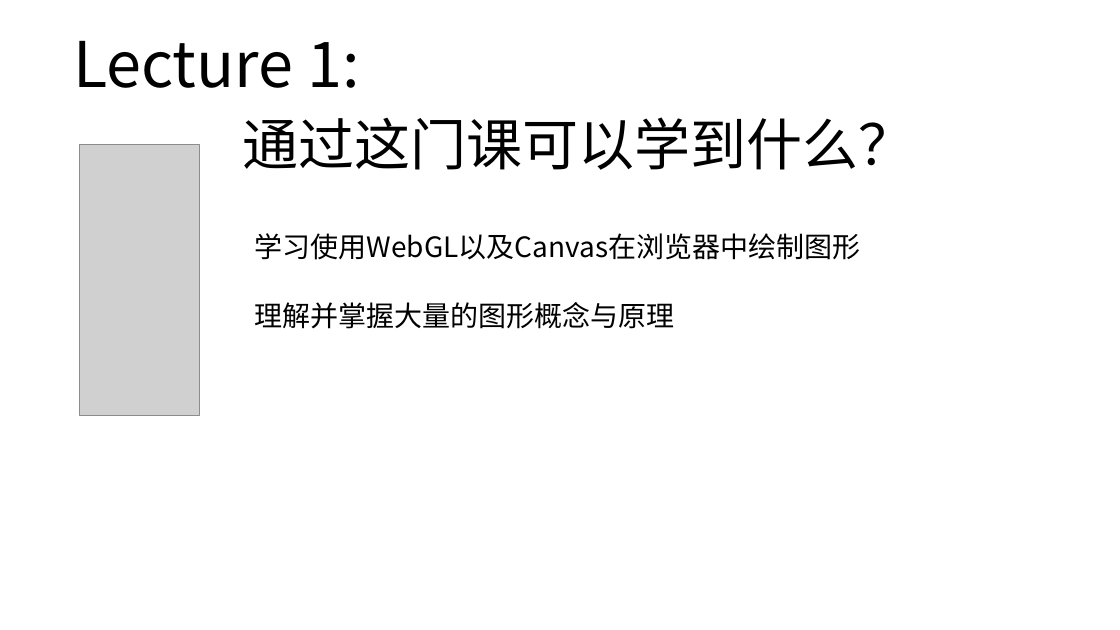
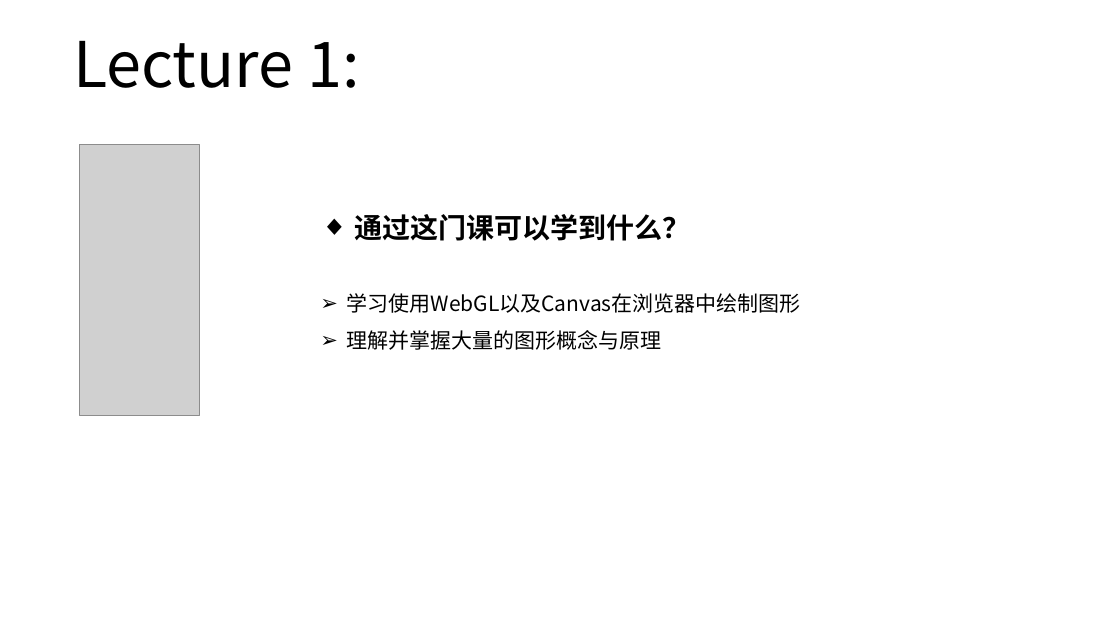
Before and after one commit to sunshaobin/graphical-course, a slide deck: slide 3 of courseware-materials/lecture1/graphical-course-lecture1.pptx. Drawn at 1120x630 pixels with LibreOffice and Linux fonts; fonts in the diff are those of the drawing; grey boxes stand for pictures. Boxes give left, top, right and bottom in pixels: in the first picture for what was removed or moved away, otherwise in the second. Text is boxed around its words. In the diff, an @@ line names an element or a change of style, - is before the commit and + after.

```diff
--- a/courseware-materials/lecture1/graphical-course-lecture1.pptx
+++ b/courseware-materials/lecture1/graphical-course-lecture1.pptx
@@ text removed at (x1=242, y1=117, x2=914, y2=170) @@
-通过这门课可以学到什么？
@@ text "通过这门课可以学到什么？" moved from (x1=255, y1=302, x2=675, y2=329) to (x1=347, y1=214, x2=801, y2=350) @@
@@ text removed at (x1=255, y1=233, x2=860, y2=260) @@
-学习使用WebGL以及Canvas在浏览器中绘制图形
@@ text at (x1=347, y1=214, x2=801, y2=313): paragraphs added @@
+◆ 通过这门课可以学到什么？
+➢ 学习使用WebGL以及Canvas在浏览器中绘制图形
@@ text at (x1=347, y1=330, x2=662, y2=350): size 24 to 18 pt in "理解并掌握大量的图形概念与原理"; bullet none to ➢; line spacing 1 to 1.5 @@
```
Also in this commit, not shown: 15 other slides changed, 1 other file.
